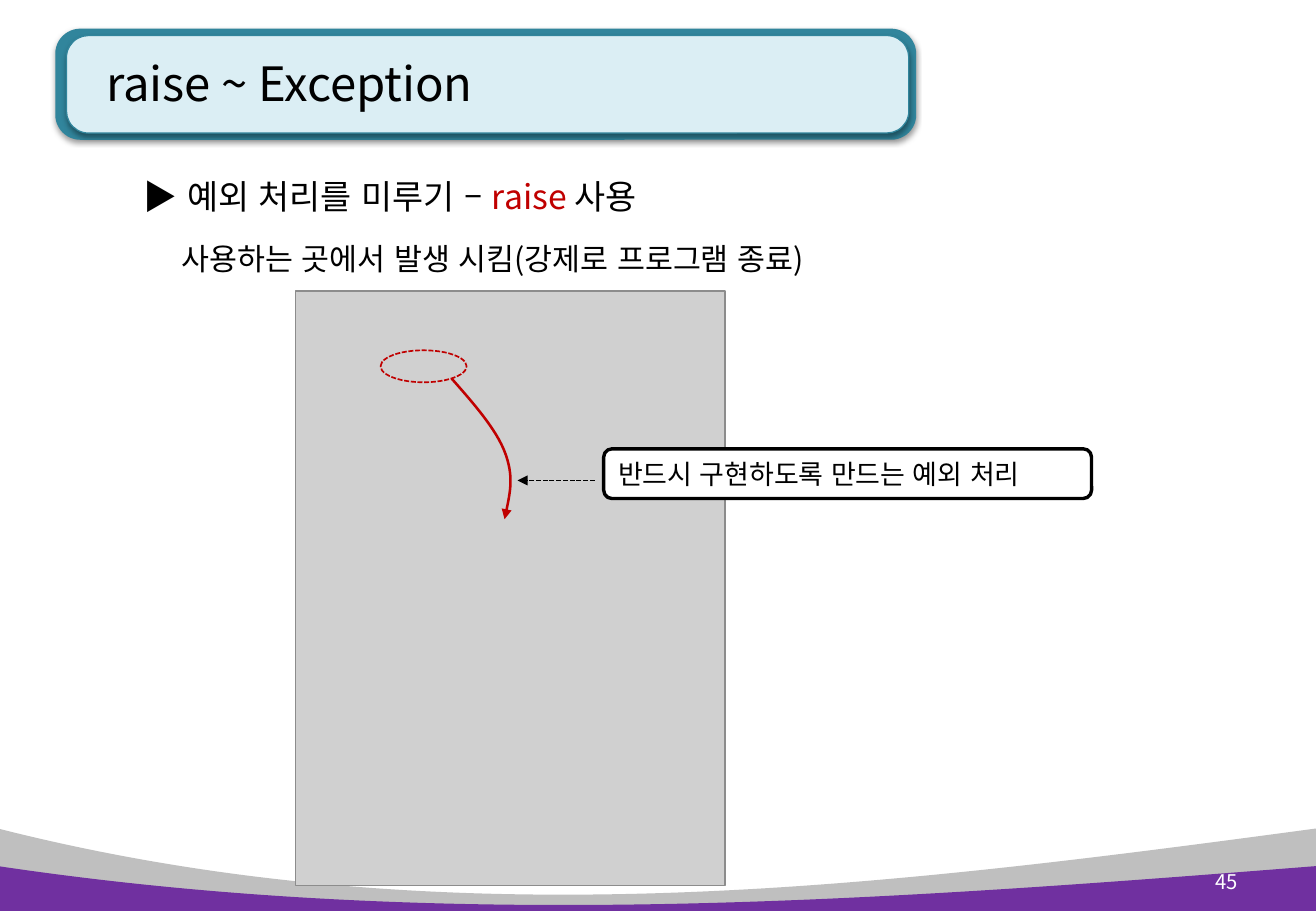
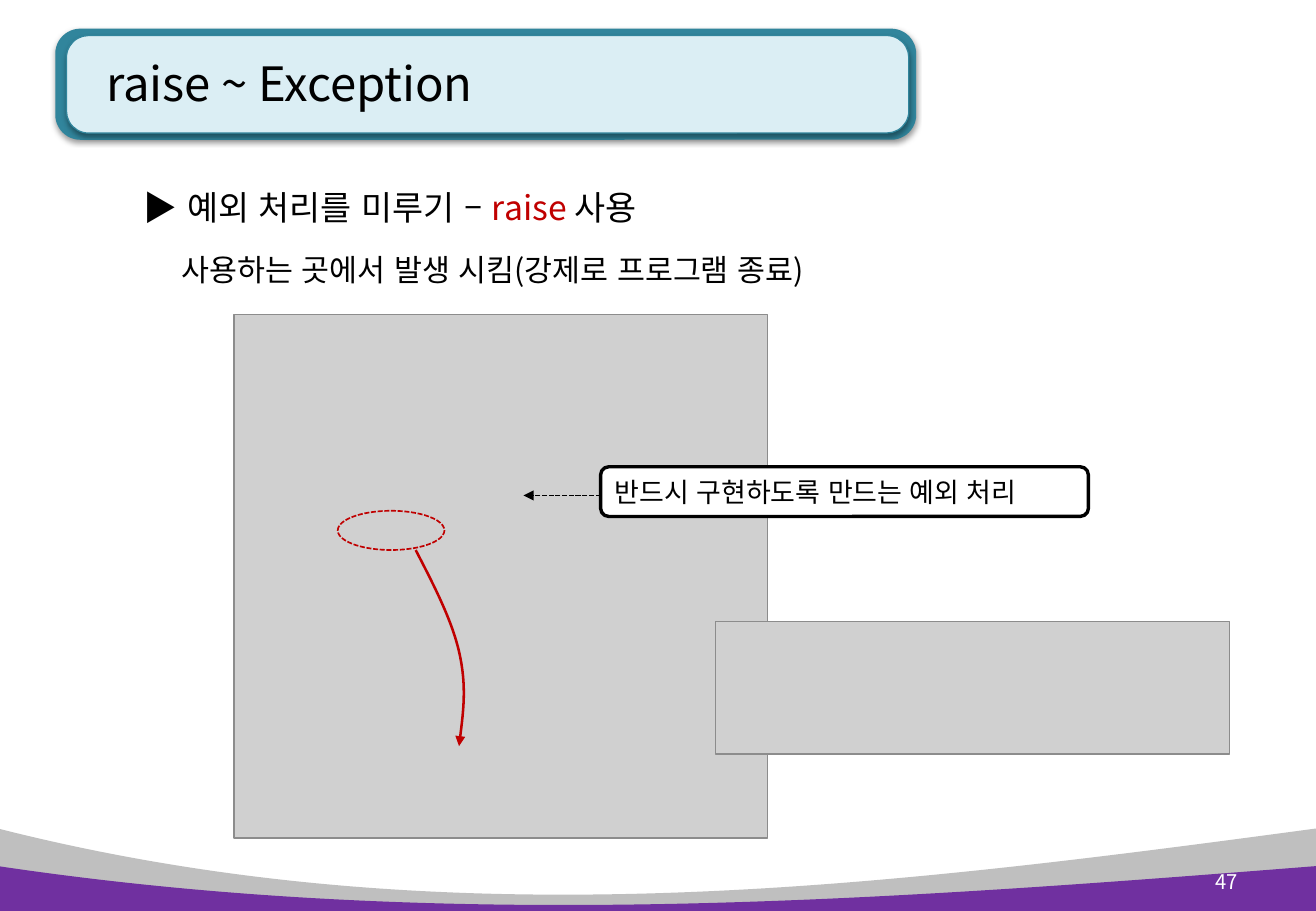
Before and after one commit to AhNyx/js_works, a slide deck: slide 47 of pyworks/python_ppt/Python 8장. 예외처리, 파일입출력.pptx (slide 45 before the commit). Drawn at 1316x911 pixels with LibreOffice and Linux fonts; fonts in the diff are those of the drawing; grey boxes stand for pictures. Boxes give left, top, right and bottom in pixels: in the first picture for what was removed or moved away, otherwise in the second. Text is boxed around its words. In the diff, an @@ line names an element or a change of style, - is before the commit and + after.

```diff
--- a/pyworks/python_ppt/Python 8장. 예외처리, 파일입출력.pptx
+++ b/pyworks/python_ppt/Python 8장. 예외처리, 파일입출력.pptx
@@ text "▶ 예외 처리를 미루기 – ..." rewrapped from (x1=132, y1=149, x2=1090, y2=284) to (x1=182, y1=192, x2=803, y2=287) @@
@@ picture resized from (x1=295, y1=292, x2=725, y2=887) to (x1=235, y1=315, x2=768, y2=838) @@
@@ rounded rectangle "반드시 구현하도록 만드는 예외 처리" moved from (x1=604, y1=450, x2=1092, y2=499) to (x1=600, y1=467, x2=1089, y2=516) @@
@@ arrow moved from (595, 481) - (518, 481) to (600, 496) - (524, 496) @@
@@ ellipse resized from (x1=380, y1=350, x2=467, y2=382) to (x1=338, y1=512, x2=445, y2=550) @@
@@ freeform shape resized from (x1=452, y1=379, x2=510, y2=520) to (x1=416, y1=550, x2=463, y2=746) @@
@@ picture added at (x1=716, y1=622, x2=1230, y2=755) @@
@@ page number at (x1=1216, y1=868, x2=1238, y2=889): text changed @@
-45
+47
```
Also in this commit, not shown: 6 other slides changed, 3 slides added, 1 slide removed, 31 other files.
